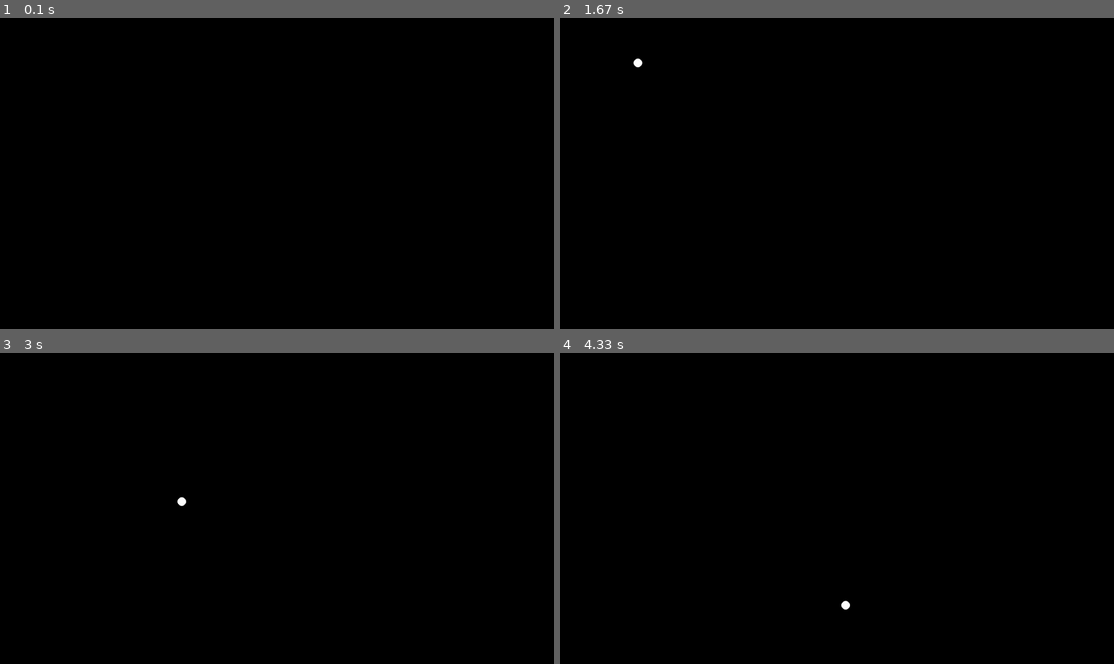
Above: before the commit, frames 1-4 (two rows, left to right).
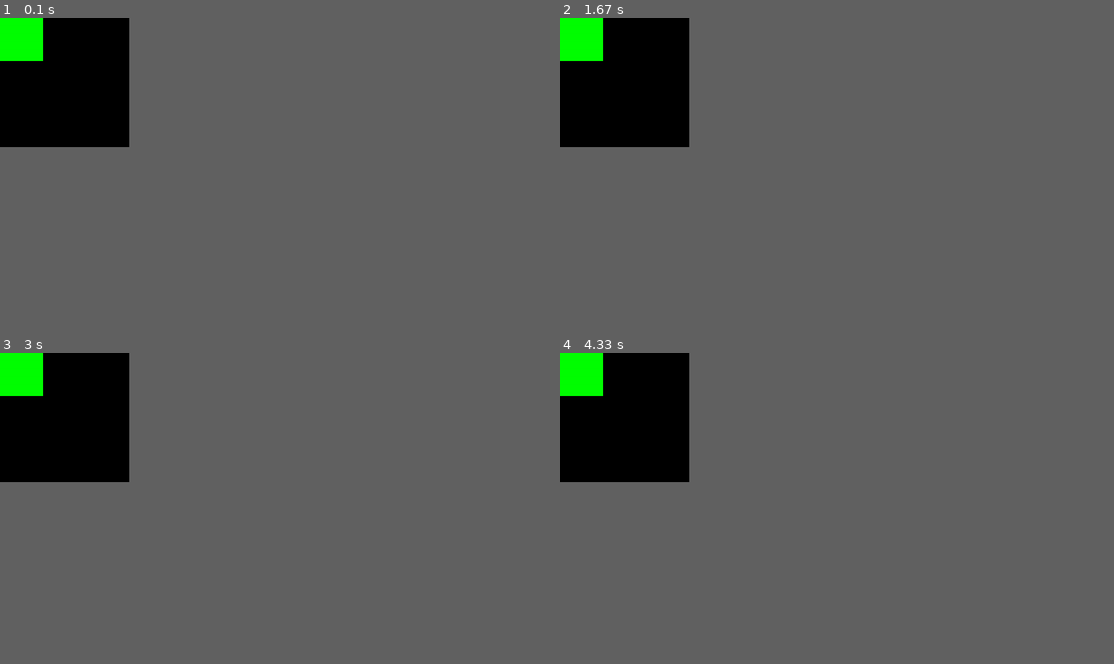
Above: after the commit, the same moments.

Repository: nikniksham/Moscow_Shamkov
Game: pygame game, started from PyGame_Part_2.py
Two runs of this game, one before a commit and one after it. Both use one fixed random seed, a clock stepped at 60 frames per second and the inputs below.
Inputs (mouse positions are in pixels of both pictures, inside the frame that each line leads up to):
- Up to frame 1 (0.1 s): no input
- Up to frame 2 (1.67 s): press the mouse at (593, 83) at 0.37 s; move the mouse to (615, 95) at 0.47 s; release the mouse at (637, 111) at 0.6 s
- Up to frame 3 (3 s): no input
- Up to frame 4 (4.33 s): no input
In our replay, the window is 900x506 before the commit and 210x210 after it. These sizes can differ from the game's own. Grey fills any space a smaller window leaves; there, only what the larger window draws over its background counts as a difference.

The runs differ from the first frame. In frame 1, 1.1% of the frame differs, in the area x 0-8%, y 0-14%; in frame 2, 1.1%; in frame 3, 1.1%, in the area x 0-34%, y 0-50%; in frame 4, 1.1%.

Commit message:
pygame_2 задача 4

Diff:
--- a/PyGame_Part_2.py
+++ b/PyGame_Part_2.py
@@ -1,35 +1,30 @@
 import pygame
 
 pygame.init()
-width, height = 1280, 720
-speed = 3  # Скорость шариков
+width, height = 300, 300
+mouse_pos = [0, 0]
+rect_pos = [0, 0]  # Координаты квадрата
 size = (width, height)
 running = True
+f_click = False
 screen = pygame.display.set_mode(size)
-c_l = []  # Список с кругами (circle_list)
 clock = pygame.time.Clock()
 while running:
     screen.fill((0, 0, 0))
     for event in pygame.event.get():
         if event.type == pygame.QUIT:
             running = False
-        if event.type == pygame.MOUSEBUTTONDOWN:
-            if event.button == 1:
-                pos_x, pos_y = pygame.mouse.get_pos()
-                c_l.append([[-speed, -speed], [pos_x, pos_y]])
-    for c in range(len(c_l)):
-        x, y = c_l[c][1]
-        motion_x, motion_y = c_l[c][0]
-        if x + motion_x > width - 10 or x + motion_x < 0 + 10:
-            motion_x *= -1
-        if y + motion_y > height - 10 or y + motion_y < 0 + 10:
-            motion_y *= -1
-        x += motion_x
-        y += motion_y
-        c_l[c][1] = [x, y]
-        c_l[c][0] = [motion_x, motion_y]
-
-    for c in range(len(c_l)):
-        pygame.draw.circle(screen, (255, 255, 255), (c_l[c][1]), 10)
+        if event.type == pygame.MOUSEMOTION:
+            click = pygame.mouse.get_pressed()
+            mouse = pygame.mouse.get_pos()
+            if click[0] == 1 and rect_pos[0] <= mouse[0] <= rect_pos[0] + 100 and \
+                    rect_pos[1] <= mouse[1] <= rect_pos[1] + 100 and f_click is False:
+                f_click = True
+                mouse_pos = [mouse[0] - rect_pos[0], mouse[1] - rect_pos[1]]
+            if click[0] == 0 and f_click:
+                f_click = False
+            if f_click:
+                rect_pos[0], rect_pos[1] = mouse[0] - mouse_pos[0], mouse[1] - mouse_pos[1]
+    pygame.draw.rect(screen, (0, 255, 0), (rect_pos[0], rect_pos[1], 100, 100))
     pygame.display.flip()
     clock.tick(60)
